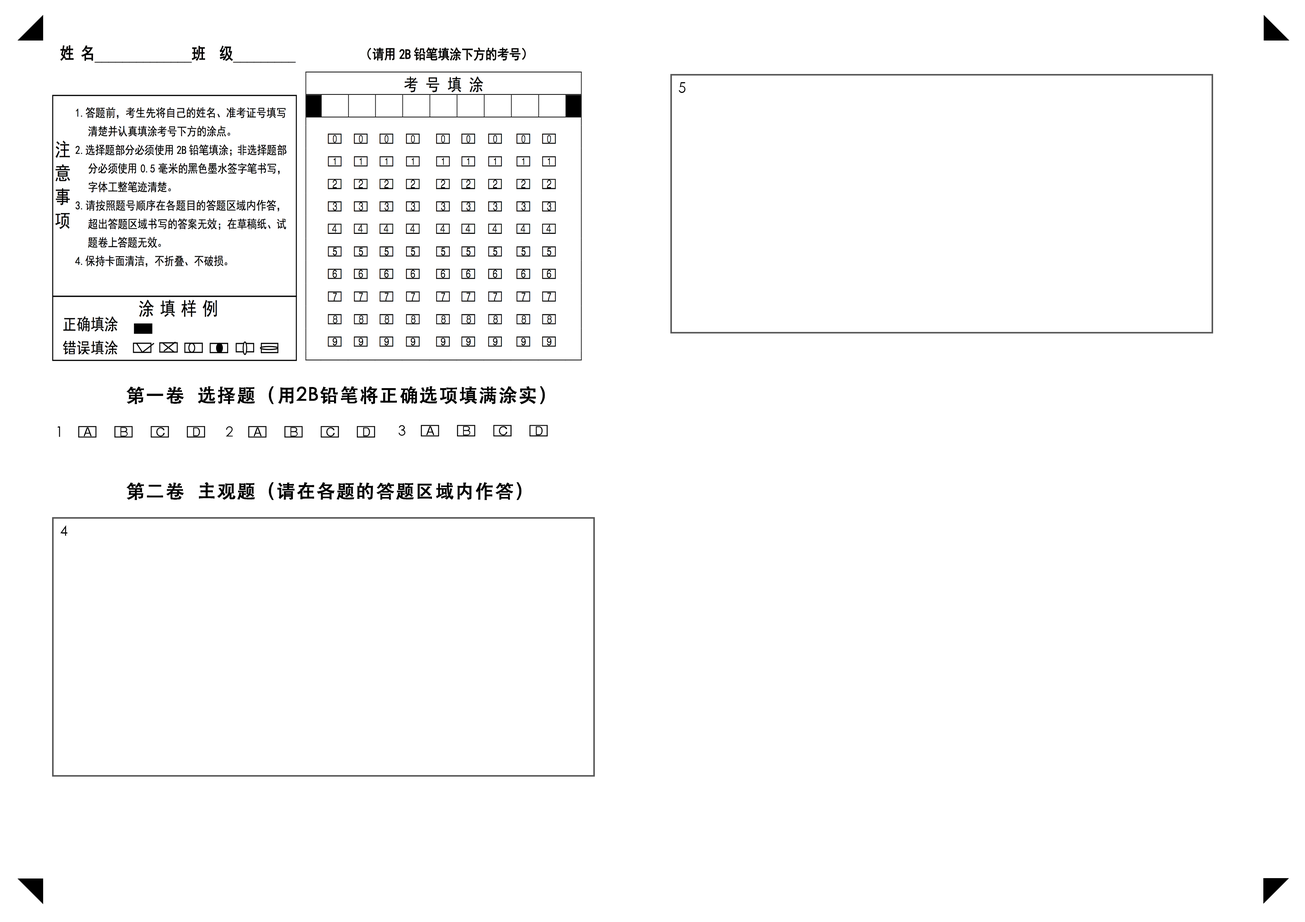
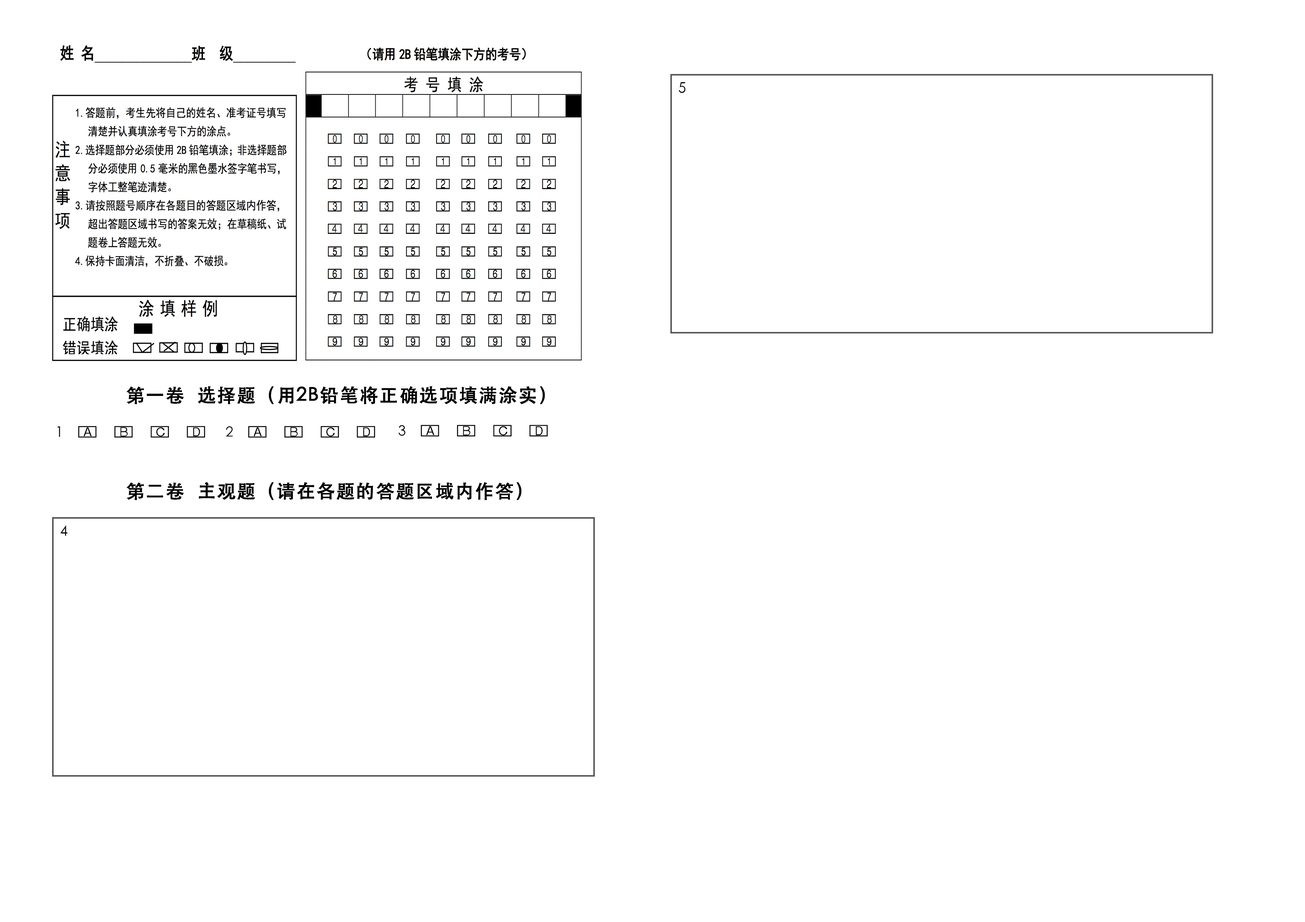
The second (1305, 922) image is a revision of the first. Changes to its layers:
hid "left-bottom" over [17, 878, 44, 905]
hid "right-top" over [1263, 14, 1290, 41]
hid "left-top" over [17, 14, 44, 41]
hid "rightbottom" over [1263, 878, 1289, 905]
